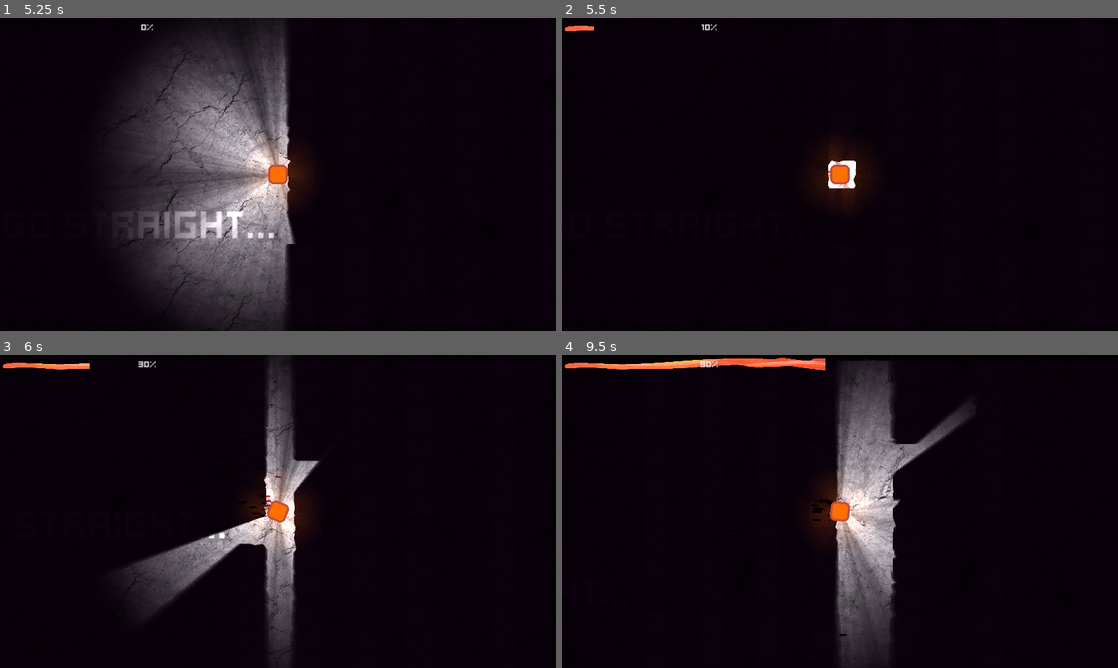
Above: before the commit, frames 1-4 (two rows, left to right).
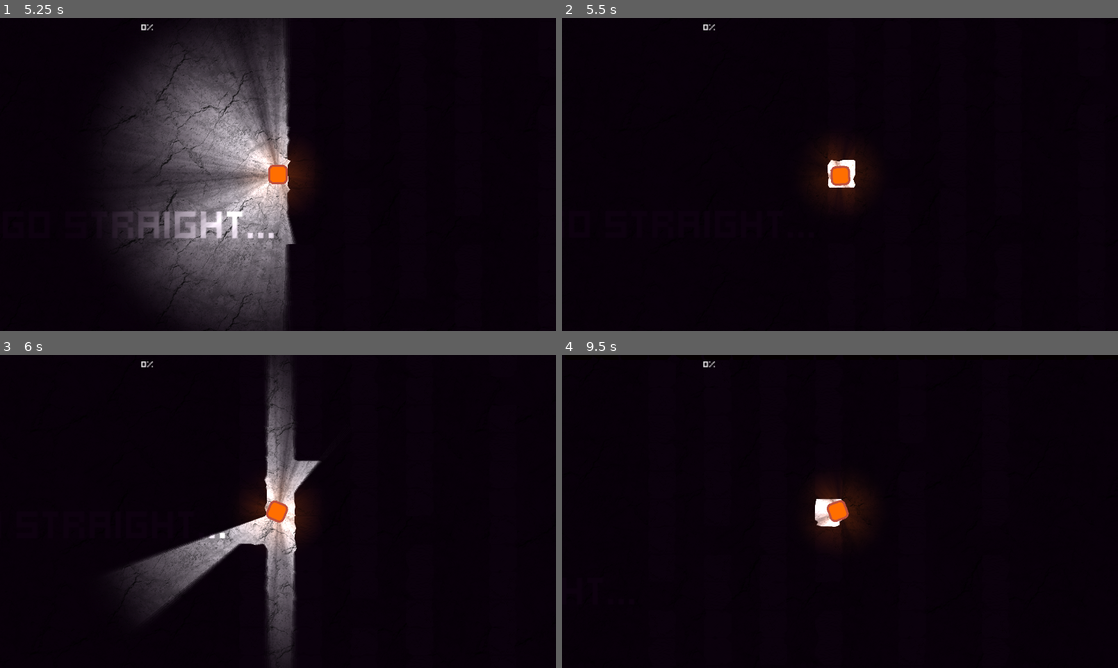
Above: after the commit, the same moments.

Repository: kurilluk/FITJam24
Game: Godot game, scene res://scenes/level01.tscn
Two runs of this game, one before a commit and one after it. Both use one fixed random seed, a clock stepped at 60 frames per second and the inputs below.
Inputs (mouse positions are in pixels of both pictures, inside the frame that each line leads up to):
- Up to frame 1 (5.25 s): tap Enter at 0.5 s; move the mouse to (400, 158) at 0.52 s; press the mouse at (400, 158) at 0.53 s; hold Right (ui_right) 0.53-1.28 s; move the mouse to (166, 190) at 1.27 s; release the mouse at (166, 190) at 1.28 s; hold Down (ui_down) 1.28-2.03 s; right-click (166, 190) at 1.35 s; move the mouse to (333, 105) at 2.02 s; press the mouse at (333, 105) at 2.03 s; hold Right (ui_right) 2.03-2.78 s; move the mouse to (250, 237) at 2.77 s; release the mouse at (250, 237) at 2.78 s; hold Up (ui_up) 2.78-3.53 s; right-click (250, 237) at 2.85 s; click (250, 237) at 2.92 s; move the mouse to (444, 221) at 3.52 s; press the mouse at (444, 221) at 3.53 s; hold Left (ui_left) 3.53-5.03 s; move the mouse to (111, 127) at 4.27 s; release the mouse at (111, 127) at 4.28 s; right-click (111, 127) at 4.35 s; move the mouse to (305, 174) at 5.02 s; press the mouse at (305, 174) at 5.03 s; hold Down (ui_down) from 5.03 s (still down)
- Up to frame 2 (5.5 s): keep holding Down (ui_down)
- Up to frame 3 (6 s): move the mouse to (194, 433) at 5.77 s; release Down (ui_down) at 5.78 s; release the mouse at (194, 433) at 5.78 s; hold Right (ui_right) from 5.78 s (still down); right-click (194, 433) at 5.85 s
- Up to frame 4 (9.5 s): move the mouse to (962, 495) at 6.52 s; release Right (ui_right) at 6.53 s; press the mouse at (962, 495) at 6.53 s; hold Up (ui_up) 6.53-7.28 s; move the mouse to (728, 527) at 7.27 s; release the mouse at (728, 527) at 7.28 s; hold Right (ui_right) 7.28-8.03 s; right-click (728, 527) at 7.35 s; click (728, 527) at 7.42 s; move the mouse to (895, 442) at 8.02 s; press the mouse at (895, 442) at 8.03 s; hold Down (ui_down) 8.03-8.78 s; move the mouse to (812, 574) at 8.77 s; release the mouse at (812, 574) at 8.78 s; hold Left (ui_left) from 8.78 s (still down); right-click (812, 574) at 8.85 s

Frame 1 is identical in both runs. In frame 2, 0.3% of the frame differs, in the area x 0-53%, y 2-55%; in frame 3, 0.9%; in frame 4, 11%, in the area x 0-75%, y 0-100%.

Commit message:
Wiggle wiggle wiggle

Diff:
--- a/scenes/gameAvS.tscn
+++ b/scenes/gameAvS.tscn
@@ -113,9 +113,8 @@
 position = Vector2(984, 864)
 path = "1,1,0,5,5,1"
 
-[node name="Player" parent="." node_paths=PackedStringArray("TurnOnAtStart") instance=ExtResource("10_mslo6")]
-position = Vector2(544, 544)
-TurnOnAtStart = [NodePath("../CanvasModulate"), NodePath("../Level/Background")]
+[node name="Player" parent="." instance=ExtResource("10_mslo6")]
+position = Vector2(1181, 478)
 
 [node name="WorldEnvironment" type="WorldEnvironment" parent="."]
 environment = SubResource("Environment_ot2c4")
--- a/scenes/tramp.tscn
+++ b/scenes/tramp.tscn
@@ -45,6 +45,7 @@
 z_index = 7
 texture_filter = 1
 material = SubResource("CanvasItemMaterial_kbtj1")
+scale = Vector2(0.8, 0.8)
 texture = ExtResource("3_n0gn2")
 
 [node name="DecreaseStressParticles" type="CPUParticles2D" parent="."]
--- a/scripts/StressMeter.gd
+++ b/scripts/StressMeter.gd
@@ -14,13 +14,13 @@
 	var ja = level.local_to_map(player.position)
 	var tileID = level.get_cell_source_id(0,ja)
 	if tileID == level.Tile.OBSTACLE:
-		player._change_location(player.Location.INSIDE)
+		# player._change_location(player.Location.INSIDE)
 		for T in tramps.tramps:
 			T.beam.emitting=false
-		player.particles.emitting = true
-		return 10
+		#player.particles.emitting = true
+		return 0
 
-	player.particles.emitting = false
+	#player.particles.emitting = false
 	var total=0
 	for T in tramps.tramps:
 		var on = level.local_to_map(T.transform.origin)
@@ -42,7 +42,7 @@
 		player._change_location(player.Location.HEALING)
 	else:
 		player._change_location(player.Location.OUTSIDE)
-	return -100*total/9.
+	return -100*int(total)/9.
 
 var spu = 1./ups
 var fromLast = 0.0
@@ -53,7 +53,7 @@
 	fromLast=0.0
 
 	fear+=get_stress()
-	if fear>100:
+	if fear>=100:
 		fear=100
 		player.stressOverload()
 	if(fear<0):
--- a/scripts/player.gd
+++ b/scripts/player.gd
@@ -1,6 +1,8 @@
 extends Node2D
 enum Location { INSIDE, OUTSIDE, HEALING }
 var location = Location.OUTSIDE
+@onready var sprite = $Sprite
+
 
 const MASS = 10.0
 const ARRIVE_DISTANCE = 5.0
@@ -42,6 +44,12 @@
 	if(newTile == prevTile):
 		return
 	prevTile = newTile
+
+	var ja = level.local_to_map(position)
+	var tileID = level.get_cell_source_id(0,ja)
+	if tileID == level.Tile.OBSTACLE:
+		_change_location(Location.INSIDE)
+
 	# print("beep")
 	if(location == Location.OUTSIDE):
 		soft_steps.play(0)
@@ -49,7 +57,30 @@
 		fear_steps.play(0)
 
 
+var wiggleOffset = Vector2(0,0)
+var wiggleMaxOffset = [3.0,1.5,0.9]
+func wiggle(_delta):
+	var time = Time.get_ticks_msec()
+	sprite.offset-=wiggleOffset
+	position-=wiggleOffset/2
+	wiggleOffset = Vector2(0,0)
+	for i in range(wiggleMaxOffset.size()):
+		var t = time*0.2*(i+0.1)
+		wiggleOffset+=Vector2(sin(t)*wiggleMaxOffset[i],sin(12354+2*t)*wiggleMaxOffset[i])
+
+	sprite.offset+=wiggleOffset
+	position+=wiggleOffset/2
+
 func _process(_delta):
+	if(location==Location.INSIDE):
+		wiggle(_delta)
+	elif wiggleOffset.length_squared()>0.0001:
+		position-=wiggleOffset/2
+		sprite.offset-=wiggleOffset
+
+		wiggleOffset=Vector2(0,0)
+
+
 	if !runningAway && (Logic._state != Logic.State.FOLLOW):
 		var v = Input.get_vector("ui_left","ui_right","ui_up","ui_down")
 		if(v.length_squared() > 0.1):
@@ -285,7 +316,7 @@
 	var point = level.round_local_position(position)
 	var pointMap = level.local_to_map(point)
 	while(level.get_cell_source_id(0,pointMap) == level.Tile.OBSTACLE):
-		print("left")
+		#print("left")
 		point.x -= 64
 		_add_to_move_queue(point,false)
 		pointMap = level.local_to_map(point)
Not shown: 1 places in scenes/tramp.tscn that only renumber resources
Not shown, added: sounds/sfx/inside_sound.mp3.import
Not shown, added: sounds/sfx/peak_inside.mp3.import
